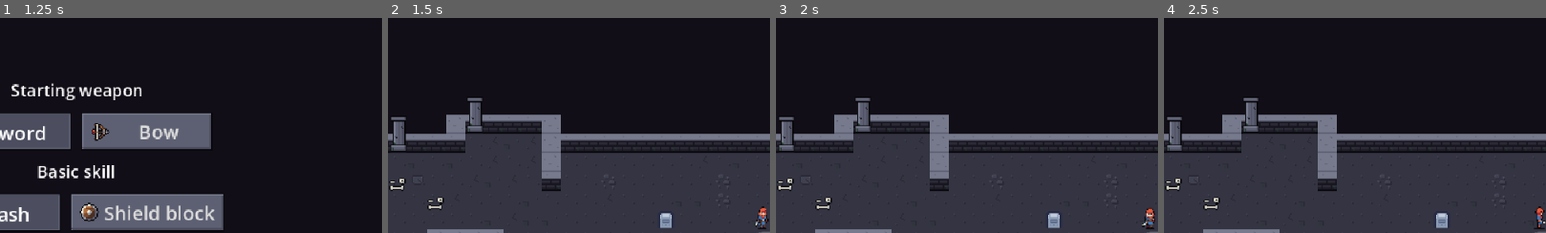
Above: before the commit, frames 1-4 (left to right).
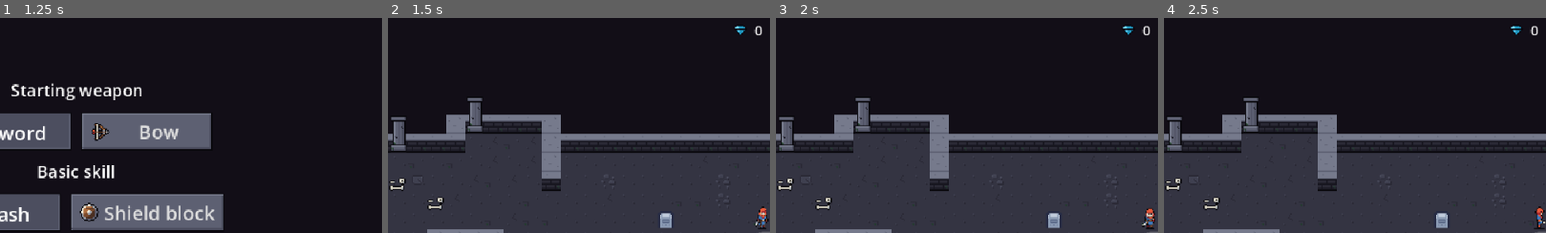
Above: after the commit, the same moments.

Repository: arturan2101/diplome_game
Game: Godot game, scene res://ui/main_menu.tscn
Two runs of this game, one before a commit and one after it. Both use one fixed random seed, a clock stepped at 60 frames per second and the inputs below.
Inputs (mouse positions are % of the whole screen's width and height, from its top left):
- Up to frame 1 (1.25 s): click "Play" at 0.5 s
- Up to frame 2 (1.5 s): click "Start run" at 1.25 s
- Up to frame 3 (2 s): no input
- Up to frame 4 (2.5 s): tap Enter (ui_accept) at 2, 2.27 s; move the mouse to (72, 45) at 2.02 s; hold D (move_right) from 2.03 s (still down); hold J (attack) from 2.03 s (still down); click (72, 45) at 2.17 s
The pictures show only the part of the screen within x 40-90%, y 6-56%; the shares and areas given below are measured in that part.

Frame 1 is identical in both runs. In frame 2, 0.1% of the frame differs, in the area x 90-98%, y 3-8%; in frame 3, 0.1%; in frame 4, 0.1%.

Commit message:
Stage 33: progress between runs and ruin shards
- Progress autoload: ruin shards, permanent skills {id: level}, unlocked
  spells; saved to user://progress.json after every change. unlock_all
  (testing: every spell open, every skill at its top) is on in debug builds;
  tests and simulations start from nothing and save nothing.
- Shards: EnemyData.shard_drop (elites and the golem 1, the boss 5); a shard
  pickup (placeholder: the gem shop icon), HUD counter under the coins, a line
  on the death screen, "shards" in the section's log line.
- Hidden experiment panel: "Everything unlocked (testing)" and "Reset progress".
- Flag meta_progression: on in full, off in clean, clean_soft and the playtest.

Co-Authored-By: Claude Opus 5.5 <noreply@anthropic.com>

Diff:
--- a/actors/enemies/archer_triple.tres
+++ b/actors/enemies/archer_triple.tres
@@ -7,6 +7,7 @@
 
 [resource]
 script = ExtResource("1")
+shard_drop = 1
 sprite = ExtResource("2")
 weapon = ExtResource("3")
 id = &"archer_triple"
--- a/actors/enemies/enemy_data.gd
+++ b/actors/enemies/enemy_data.gd
@@ -55,4 +55,6 @@
 ## A type added after the comparison series (stage 29 on: the golem, the ghost): bought
 ## only with DirectorSettings.extra_enemies, from min_depth on.
 @export var is_extra: bool = false
+## Ruin shards it drops when killed, with the progress between runs on (stage 33).
+@export var shard_drop: int = 0
 @export var min_depth: int = 0
--- a/actors/enemies/golem.tres
+++ b/actors/enemies/golem.tres
@@ -6,6 +6,7 @@
 
 [resource]
 script = ExtResource("1")
+shard_drop = 1
 id = &"golem"
 display_name = "Stone golem"
 sprite_frames = ExtResource("2")
--- a/actors/enemies/guardian.tres
+++ b/actors/enemies/guardian.tres
@@ -10,6 +10,7 @@
 
 [resource]
 script = ExtResource("1")
+shard_drop = 5
 id = &"guardian"
 display_name = "Guardian of the Ruins"
 sprite = ExtResource("2")
--- a/actors/enemies/skeleton_shield.tres
+++ b/actors/enemies/skeleton_shield.tres
@@ -8,6 +8,7 @@
 
 [resource]
 script = ExtResource("1")
+shard_drop = 1
 sprite = ExtResource("2")
 weapon = ExtResource("3")
 id = &"skeleton_shield"
--- /dev/null
+++ b/actors/pickups/shard.gd
@@ -0,0 +1,23 @@
+class_name Shard
+extends Pickup
+## A ruin shard (stage 33): dropped by elite enemies, the golem and the boss; kept
+## between runs (Progress) and spent in the camp.
+
+@export var value: int = 1
+## The shard bobs a little so it reads apart from coins.
+@export var bob_height: float = 2.0
+@export var bob_speed: float = 3.0
+
+var _time: float = 0.0
+
+
+func _process(delta: float) -> void:
+	_time += delta
+	var sprite: Node2D = get_node_or_null("Sprite") as Node2D
+	if sprite != null:
+		sprite.position.y = -absf(sin(_time * bob_speed)) * bob_height
+
+
+func _collect(_player: Player) -> bool:
+	Progress.add_shards(value)
+	return true
--- /dev/null
+++ b/actors/pickups/shard.tscn
@@ -0,0 +1,17 @@
+[gd_scene load_steps=4 format=3]
+
+[ext_resource type="Script" path="res://actors/pickups/shard.gd" id="1"]
+[ext_resource type="Texture2D" path="res://assets/sprites/shard.tres" id="2"]
+
+[sub_resource type="CircleShape2D" id="shape"]
+radius = 7.0
+
+[node name="Shard" type="Area2D"]
+script = ExtResource("1")
+
+[node name="CollisionShape2D" type="CollisionShape2D" parent="."]
+shape = SubResource("shape")
+
+[node name="Sprite" type="Sprite2D" parent="."]
+modulate = Color(0.75, 0.9, 1.2, 1)
+texture = ExtResource("2")
--- /dev/null
+++ b/assets/sprites/shard.tres
@@ -0,0 +1,7 @@
+[gd_resource type="AtlasTexture" load_steps=2 format=3]
+
+[ext_resource type="Texture2D" path="res://assets/art/ui/shop_icons.png" id="1"]
+
+[resource]
+atlas = ExtResource("1")
+region = Rect2(112, 0, 16, 16)
--- /dev/null
+++ b/autoload/progress.gd
@@ -0,0 +1,139 @@
+extends Node
+## Progress kept between runs (stage 33), registered as the autoload "Progress": ruin
+## shards (dropped by elite enemies, the golem and the boss, spent only in the camp),
+## the permanent skills bought with them, and the spells unlocked for the runs. Saved
+## to SAVE_PATH as JSON after every change.
+## For testing the whole game, unlock_all (on in debug builds) makes every spell
+## unlocked and every skill bought to its top; nothing is saved for it.
+## Tests and simulations turn persist off, so runs never leak into each other.
+
+## Shards changed (new total).
+signal shards_changed(shards: int)
+## A skill was bought or a spell unlocked.
+signal progress_changed
+
+const SAVE_PATH: String = "user://progress.json"
+const SAVE_VERSION: int = 1
+
+## Ruin shards owned.
+var shards: int = 0
+## Shards picked up in the current run (shown on the death screen).
+var run_shards: int = 0
+## Permanent skills: {skill id: level}.
+var perks: Dictionary = {}
+## Spells unlocked for the runs, by id.
+var unlocked_spells: Array[StringName] = []
+## Everything unlocked and bought, for testing; default: on in debug builds.
+var unlock_all: bool = OS.is_debug_build()
+## Write changes to SAVE_PATH. Off in tests and simulations.
+var persist: bool = true
+## Where the save lives (tests point it elsewhere).
+var save_path: String = SAVE_PATH
+
+
+func _ready() -> void:
+	load_progress()
+	GameManager.run_started.connect(_on_run_started)
+
+
+func add_shards(amount: int) -> void:
+	if amount <= 0:
+		return
+	shards += amount
+	run_shards += amount
+	shards_changed.emit(shards)
+	save_progress()
+
+
+## Takes the shards if there are enough. Returns false (and takes nothing) if not.
+func spend_shards(amount: int) -> bool:
+	if amount < 0 or amount > shards:
+		return false
+	shards -= amount
+	shards_changed.emit(shards)
+	save_progress()
+	return true
+
+
+func is_spell_unlocked(spell_id: StringName) -> bool:
+	return unlock_all or unlocked_spells.has(spell_id)
+
+
+func unlock_spell(spell_id: StringName) -> void:
+	if unlocked_spells.has(spell_id):
+		return
+	unlocked_spells.append(spell_id)
+	progress_changed.emit()
+	save_progress()
+
+
+## Level of a permanent skill; with unlock_all its top level (max_level).
+func perk_level(perk_id: StringName, max_level: int = 1) -> int:
+	if unlock_all:
+		return max_level
+	return int(perks.get(perk_id, 0))
+
+
+func set_perk_level(perk_id: StringName, level: int) -> void:
+	perks[perk_id] = level
+	progress_changed.emit()
+	save_progress()
+
+
+## Forgets everything (a new save).
+func reset() -> void:
+	shards = 0
+	run_shards = 0
+	perks = {}
+	unlocked_spells = []
+	shards_changed.emit(shards)
+	progress_changed.emit()
+	save_progress()
+
+
+func to_dictionary() -> Dictionary:
+	var spells: Array[String] = []
+	for spell_id: StringName in unlocked_spells:
+		spells.append(String(spell_id))
+	var perk_levels: Dictionary = {}
+	for perk_id: Variant in perks:
+		perk_levels[String(perk_id)] = int(perks[perk_id])
+	return {"version": SAVE_VERSION, "shards": shards, "perks": perk_levels, "spells": spells}
+
+
+func from_dictionary(data: Dictionary) -> void:
+	shards = maxi(0, int(data.get("shards", 0)))
+	perks = {}
+	var perk_levels: Variant = data.get("perks", {})
+	if perk_levels is Dictionary:
+		for perk_id: Variant in perk_levels:
+			perks[StringName(str(perk_id))] = int(perk_levels[perk_id])
+	unlocked_spells = []
+	var spells: Variant = data.get("spells", [])
+	if spells is Array:
+		for spell_id: Variant in spells:
+			unlocked_spells.append(StringName(str(spell_id)))
+
+
+func save_progress() -> void:
+	if not persist:
+		return
+	var file: FileAccess = FileAccess.open(save_path, FileAccess.WRITE)
+	if file == null:
+		push_warning("Progress: cannot write %s" % save_path)
+		return
+	file.store_string(JSON.stringify(to_dictionary(), "\t"))
+
+
+func load_progress() -> void:
+	if not FileAccess.file_exists(save_path):
+		return
+	var parsed: Variant = JSON.parse_string(FileAccess.get_file_as_string(save_path))
+	if parsed is Dictionary:
+		from_dictionary(parsed)
+	else:
+		push_warning("Progress: %s is not a valid save, starting over" % save_path)
+
+
+func _on_run_started() -> void:
+	run_shards = 0
--- a/autoload/telemetry.gd
+++ b/autoload/telemetry.gd
@@ -62,6 +62,8 @@
 var _spell_uses: Dictionary = {}
 var _spell_damage: Dictionary = {}
 var _coins_at_start: int = 0
+## Ruin shards owned at the start of the section (Progress.run_shards).
+var _shards_at_start: int = 0
 var _traps: Dictionary = {}
 var _combat_rooms: int = 0
 var _combat_waves: int = 0
@@ -117,6 +119,7 @@
 	_spell_uses = {}
 	_spell_damage = {}
 	_coins_at_start = GameManager.coins
+	_shards_at_start = Progress.run_shards
 	_traps = layout.traps.duplicate()
 	_combat_rooms = layout.combat_rooms.size()
 	_combat_waves = plan.combat_waves if _combat_rooms > 0 else 0
@@ -239,6 +242,7 @@
 		"accuracy": snappedf(_accuracy(), SHARE_STEP),
 		"idle_time": snappedf(_idle_time, TIME_STEP),
 		"coins": GameManager.coins - _coins_at_start,
+		"shards": Progress.run_shards - _shards_at_start,
 		"traps": _string_keys(_traps),
 		"combat_rooms": _combat_rooms,
 		"combat_waves": _combat_waves,
--- a/experiment/clean.tres
+++ b/experiment/clean.tres
@@ -10,6 +10,7 @@
 combat_rooms = false
 elite_enemies = false
 merchant_glade = false
+meta_progression = false
 extra_enemies = false
 depth_pressure = false
 spell_fusion = false
--- a/experiment/clean_soft.tres
+++ b/experiment/clean_soft.tres
@@ -10,6 +10,7 @@
 combat_rooms = false
 elite_enemies = false
 merchant_glade = false
+meta_progression = false
 extra_enemies = false
 depth_pressure = false
 spell_fusion = false
--- a/experiment/experiment_config.gd
+++ b/experiment/experiment_config.gd
@@ -40,6 +40,10 @@
 ## Enemy types added after the comparison series: the stone golem (stage 29), the ghost.
 ## Off in the clean series and the playtest.
 @export var extra_enemies: bool = true
+## Progress between runs (stage 33 on): ruin shards from elite enemies, the golem and
+## the boss, the camp's permanent skills and spell unlocks. Off in the clean series
+## and the playtest.
+@export var meta_progression: bool = true
 ## Soft tension waves of the rules director: a peak of x1.15 and a rest of x0.5
 ## (DirectorSettings.soft_peak_multiplier, soft_rest_multiplier) instead of x1.3 and
 ## x0.3. The other modes have no wave and do not change.
@@ -51,4 +55,4 @@
 	return {"boss": boss_enabled, "spells": spells_enabled, "rarity": rarity_enabled, "soft_waves": soft_waves,
 			"spike_traps": spike_traps, "combat_rooms": combat_rooms, "elite_enemies": elite_enemies,
 			"secret_rooms": secret_rooms, "merchant_glade": merchant_glade, "spell_fusion": spell_fusion,
-			"depth_pressure": depth_pressure, "extra_enemies": extra_enemies}
+			"depth_pressure": depth_pressure, "extra_enemies": extra_enemies, "meta_progression": meta_progression}
--- a/experiment/full.tres
+++ b/experiment/full.tres
@@ -10,6 +10,7 @@
 combat_rooms = true
 elite_enemies = true
 merchant_glade = true
+meta_progression = true
 extra_enemies = true
 depth_pressure = true
 spell_fusion = true
--- a/main/game.gd
+++ b/main/game.gd
@@ -15,6 +15,7 @@
 const ENEMY_SCENE: PackedScene = preload("res://actors/enemies/enemy.tscn")
 const WEAPON_PICKUP_SCENE: PackedScene = preload("res://actors/pickups/weapon_pickup.tscn")
 const COIN_SCENE: PackedScene = preload("res://actors/pickups/coin.tscn")
+const SHARD_SCENE: PackedScene = preload("res://actors/pickups/shard.tscn")
 const DEFAULT_CHEST_WEAPONS: WeaponPool = preload("res://combat/weapons/chest_weapons.tres")
 const DEFAULT_RARITY_TABLE: RarityTable = preload("res://combat/weapons/rarity_table.tres")
 const DEFAULT_SPELL_POOL: SpellPool = preload("res://combat/spells/spell_pool.tres")
@@ -557,6 +558,7 @@
 
 func _on_enemy_defeated(enemy: Enemy) -> void:
 	GameManager.add_kill()
+	_drop_shards(enemy)
 	if enemy.has_meta(SUMMONED_META):
 		_servants.erase(enemy)
 	else:
@@ -566,6 +568,18 @@
 		_on_boss_defeated()
 	if _is_arena_sealed and _enemies_left <= 0:
 		_advance_arena()
+
+
+## Ruin shards from elite enemies, the golem and the boss (progress between runs on).
+## A fixed number per type, so nothing is drawn from the random streams.
+func _drop_shards(enemy: Enemy) -> void:
+	if not GameManager.config.meta_progression or enemy.data == null or enemy.data.shard_drop <= 0:
+		return
+	for i in enemy.data.shard_drop:
+		var shard: Shard = SHARD_SCENE.instantiate() as Shard
+		var spread: Vector2 = Vector2.RIGHT.rotated(TAU * i / enemy.data.shard_drop) * (6.0 if enemy.data.shard_drop > 1 else 0.0)
+		shard.position = _contents.to_local(enemy.global_position) + spread
+		_contents.add_child.call_deferred(shard)
 
 
 ## The boss calls servants next to itself, while fewer than its limit are alive.
--- a/project.godot
+++ b/project.godot
@@ -22,6 +22,7 @@
 GameManager="*uid://bot42q4nhdt28"
 Telemetry="*res://autoload/telemetry.gd"
 Playtest="*res://autoload/playtest.gd"
+Progress="*res://autoload/progress.gd"
 
 [gui]
 
--- a/tests/run_tests.gd
+++ b/tests/run_tests.gd
@@ -9,6 +9,10 @@
 
 
 func _ready() -> void:
+	# Tests never touch the player's save and start from nothing.
+	Progress.persist = false
+	Progress.unlock_all = false
+	Progress.from_dictionary({})
 	# Tests must not write into the real play logs.
 	Telemetry.log_directory = TEST_LOG_DIR
 	var only: String = _only_filter()
--- a/tests/test_experiment.gd
+++ b/tests/test_experiment.gd
@@ -26,7 +26,7 @@
 			"the clean series has boss, spells and rarity off")
 	check(GameManager.load_config("res://experiment/clean.tres") == clean, "a config also loads by its path")
 	check(GameManager.load_config("no_such_series") == GameManager.DEFAULT_CONFIG, "an unknown name falls back to the full game")
-	check(clean.to_dictionary() == {"boss": false, "spells": fa …(190 unchanged characters)… pressure": false, "extra_enemies": false},
+	check(clean.to_dictionary() == {"boss": false, "spells": fa …(190 unchanged characters)… pressure": false, "extra_enemies": false, "meta_progression": false},
 			"the switches go to the log as a dictionary")
 	var soft: ExperimentConfig = GameManager.load_config("clean_soft")
 	check(soft.series == "clean" and soft.soft_waves and not soft.boss_enabled and not soft.spells_enabled
@@ -107,5 +107,5 @@
 	GameManager.config = GameManager.DEFAULT_CONFIG
 	check(chests > 0 and rare == 0 and scrolls == 0,
 			"in the clean series chests hold common weapons and no scrolls (%d chests)" % chests)
-	check(record.get("series") == "clean" and record.get("confi …(225 unchanged characters)… pressure": false, "extra_enemies": false},
+	check(record.get("series") == "clean" and record.get("confi …(225 unchanged characters)… pressure": false, "extra_enemies": false, "meta_progression": false},
 			"every log line names the series and its switches")
--- /dev/null
+++ b/tests/test_progress.gd
@@ -0,0 +1,76 @@
+extends TestCase
+## Headless test for the progress between runs (stage 33): the save (shards, skills,
+## unlocked spells) survives a reload, shards are spent only when there are enough,
+## "everything unlocked" for testing, elite enemies drop shards that the player picks
+## up into the progress and the section's log line, and no shards in the clean series.
+
+const GAME_SCENE: String = "res://main/main.tscn"
+const TEST_SAVE: String = "user://test_progress.json"
+const RUN_SEED: int = 33
+
+
+func run() -> void:
+	_test_save()
+	await _test_drops("full", 1)
+	await _test_drops("clean", 0)
+	Progress.from_dictionary({})
+
+
+func _test_save() -> void:
+	var path_was: String = Progress.save_path
+	Progress.save_path = TEST_SAVE
+	Progress.persist = true
+	Progress.reset()
+	Progress.add_shards(7)
+	Progress.unlock_spell(&"whirlwind")
+	Progress.set_perk_level(&"health", 2)
+	var saved: Dictionary = Progress.to_dictionary()
+	Progress.from_dictionary({})
+	Progress.load_progress()
+	check(Progress.shards == 7 and Progress.is_spell_unlocked(&"whirlwind") and not Progress.is_spell_unlocked(&"ice_wall")
+			and Progress.perk_level(&"health", 3) == 2 and Progress.to_dictionary() == saved,
+			"shards, skills and unlocked spells survive a reload")
+	check(not Progress.spend_shards(8) and Progress.shards == 7 and Progress.spend_shards(5) and Progress.shards == 2,
+			"shards are spent only when there are enough")
+	Progress.unlock_all = true
+	check(Progress.is_spell_unlocked(&"ice_wall") and Progress.perk_level(&"speed", 3) == 3,
+			"everything unlocked (testing): every spell open, every skill at its top")
+	Progress.unlock_all = false
+	DirAccess.remove_absolute(ProjectSettings.globalize_path(TEST_SAVE))
+	Progress.persist = false
+	Progress.save_path = path_was
+	Progress.from_dictionary({})
+
+
+func _test_drops(series: String, expected: int) -> void:
+	var write_was: bool = Telemetry.write_enabled
+	Telemetry.write_enabled = false
+	GameManager.config = GameManager.load_config(series)
+	GameManager.start_run(RUN_SEED)
+	var game: Game = (load(GAME_SCENE) as PackedScene).instantiate() as Game
+	game.death_screen_enabled = false
+	add_child(game)
+	await physics_frames(2)
+	game.player.health.max_hp = 100000
+	game.player.health.reset()
+	var cell: Vector2i = game.level.cell_at(game.player.global_position + Vector2(40.0, 0.0))
+	cell = game.level.nearest_floor_cell(cell)
+	var elite: Enemy = game.spawn_enemy(game.get_enemy_data(&"skeleton_shield"), cell)
+	await physics_frames(2)
+	var at: Vector2 = elite.global_position
+	elite.health.take_damage(DamageInfo.new(100000, null, &"test"))
+	await physics_frames(3)
+	var shards: Array[Node] = game.find_children("*", "Shard", true, false)
+	check(shards.size() == expected, "%s series: a killed elite drops %d shard(s)" % [series, expected])
+	if expected > 0 and not shards.is_empty():
+		var before: int = Progress.shards
+		game.player.teleport((shards[0] as Node2D).global_position)
+		await physics_frames(4)
+		var record: Dictionary = Telemetry.end_section(false)
+		check(Progress.shards == before + 1 and Progress.run_shards >= 1 and int(record.get("shards", -1)) == 1,
+				"picking a shard up adds it to the progress and to the section's log line")
+	check(at != Vector2.ZERO, "the elite stood on the floor")
+	game.queue_free()
+	Telemetry.write_enabled = write_was
+	GameManager.config = GameManager.DEFAULT_CONFIG
+	await physics_frames(3)
--- a/tests/test_telemetry.gd
+++ b/tests/test_telemetry.gd
@@ -10,7 +10,7 @@
 const REQUIRED_KEYS: Array[String] = [
 	"session", "run", "mode", "seed", "section", "depth", "phase", "budget", "enemies", "time",
 	"t_ref", "damage", "damage_total", "blocked_damage", "hp_exit", "kills_ratio", "weapon_use",
-	"weapon_rarity", "weapon_multiplier", "skill_uses", "accuracy", "idle_time", "coins", "died", "p", "skill",
+	"weapon_rarity", "weapon_multiplier", "skill_uses", "accuracy", "idle_time", "coins", "shards", "died", "p", "skill",
 ]
 
 
--- a/tools/simulate.gd
+++ b/tools/simulate.gd
@@ -48,6 +48,10 @@
 
 
 func _ready() -> void:
+	# Bots start every run from nothing: no unlocks, no permanent skills, no save.
+	Progress.persist = false
+	Progress.unlock_all = false
+	Progress.from_dictionary({})
 	_runs = _int_argument(RUNS_ARG, DEFAULT_RUNS)
 	_max_sections = _int_argument(SECTIONS_ARG, DEFAULT_SECTIONS)
 	_first_seed = _int_argument(SEED_ARG, DEFAULT_FIRST_SEED)
--- a/ui/death_screen.gd
+++ b/ui/death_screen.gd
@@ -25,6 +25,8 @@
 	var seconds: int = int(summary["time"])
 	stats_label.text = "Depth reached: %d\nSections cleared: %d\nTime: %d:%02d\nEnemies defeated: %d\nCoins: %d" % [
 			int(summary["depth"]) + 1, summary["sections"], seconds / 60, seconds % 60, summary["kills"], summary["coins"]]
+	if GameManager.config.meta_progression:
+		stats_label.text += "\nRuin shards: +%d (%d in all)" % [Progress.run_shards, Progress.shards]
 	menu_button.visible = menu_enabled
 	panel.visible = true
 	again_button.grab_focus()
--- a/ui/hud.gd
+++ b/ui/hud.gd
@@ -33,6 +33,8 @@
 @export var level_pips: Texture2D = preload("res://assets/art/fx/level_pips.png")
 @export var level_pip_size: Vector2 = Vector2(16.0, 4.0)
 @export var level_pip_gap: float = 1.0
+## Icon of the ruin shards counter.
+@export var shard_icon: Texture2D = preload("res://assets/sprites/shard.tres")
 ## Hint above the Take button ("Take Rare Bow", the name in the rarity colour) and the
 ## button itself; both appear only while there is something to take.
 @export var interact_prompt: RichTextLabel
@@ -58,6 +60,8 @@
 var _rarity_bars: Array[ColorRect] = []
 ## Level marks under the spell icons, in slot order (empty without level_pips).
 var _spell_pips: Array[TextureRect] = []
+## Ruin shards owned (progress between runs on): icon and number under the coins.
+var _shards_label: Label = null
 
 
 func _ready() -> void:
@@ -74,6 +78,7 @@
 		boss_bar.visible = false
 	_make_rarity_bars()
 	_make_spell_pips()
+	_make_shard_counter()
 
 
 func _process(_delta: float) -> void:
@@ -274,6 +279,32 @@
 		_spell_pips.append(pips)
 
 
+## A shard icon and count under the coins, only with the progress between runs on.
+func _make_shard_counter() -> void:
+	if not GameManager.config.meta_progression or coins_label == null:
+		return
+	var icon: TextureRect = TextureRect.new()
+	icon.name = "ShardIcon"
+	icon.texture = shard_icon
+	icon.modulate = Color(0.75, 0.9, 1.2)
+	icon.mouse_filter = Control.MOUSE_FILTER_IGNORE
+	icon.position = coins_label.position + Vector2(-20.0, coins_label.size.y + 2.0)
+	icon.size = Vector2(16.0, 16.0)
+	coins_label.get_parent().add_child(icon)
+	_shards_label = Label.new()
+	_shards_label.name = "ShardsLabel"
+	_shards_label.position = coins_label.position + Vector2(0.0, coins_label.size.y + 2.0)
+	_shards_label.add_theme_font_size_override("font_size", coins_label.get_theme_font_size("font_size"))
+	coins_label.get_parent().add_child(_shards_label)
+	Progress.shards_changed.connect(_on_shards_changed)
+	_on_shards_changed(Progress.shards)
+
+
+func _on_shards_changed(shards: int) -> void:
+	if _shards_label != null:
+		_shards_label.text = str(shards)
+
+
 func _on_weapon_changed(_slot: int, _data: WeaponData) -> void:
 	_refresh_weapons()
 
--- a/ui/main_menu.gd
+++ b/ui/main_menu.gd
@@ -136,7 +136,29 @@
 	seed_edit.text_changed.connect(_on_seed_changed)
 	playtest_button.pressed.connect(_on_playtest_pressed)
 	export_button.pressed.connect(_on_export_pressed)
+	_add_progress_controls()
 	status_label.text = ""
+
+
+## Progress between runs for testing: everything unlocked and bought, or the real save;
+## and a button that forgets the save.
+func _add_progress_controls() -> void:
+	var box: Container = seed_edit.get_parent() as Container
+	if box == null:
+		return
+	var unlock: CheckBox = CheckBox.new()
+	unlock.name = "UnlockAll"
+	unlock.text = "Everything unlocked (testing)"
+	unlock.button_pressed = Progress.unlock_all
+	unlock.toggled.connect(func(on: bool) -> void: Progress.unlock_all = on)
+	box.add_child(unlock)
+	var reset: Button = Button.new()
+	reset.name = "ResetProgress"
+	reset.text = "Reset progress (shards, skills, spells)"
+	reset.pressed.connect(func() -> void:
+		Progress.reset()
+		status_label.text = "Progress reset.")
+	box.add_child(reset)
 
 
 func _toggle_debug_panel() -> void:
Not shown, added: actors/pickups/shard.gd.uid
Not shown, added: autoload/progress.gd.uid
Not shown, added: tests/test_progress.gd.uid
